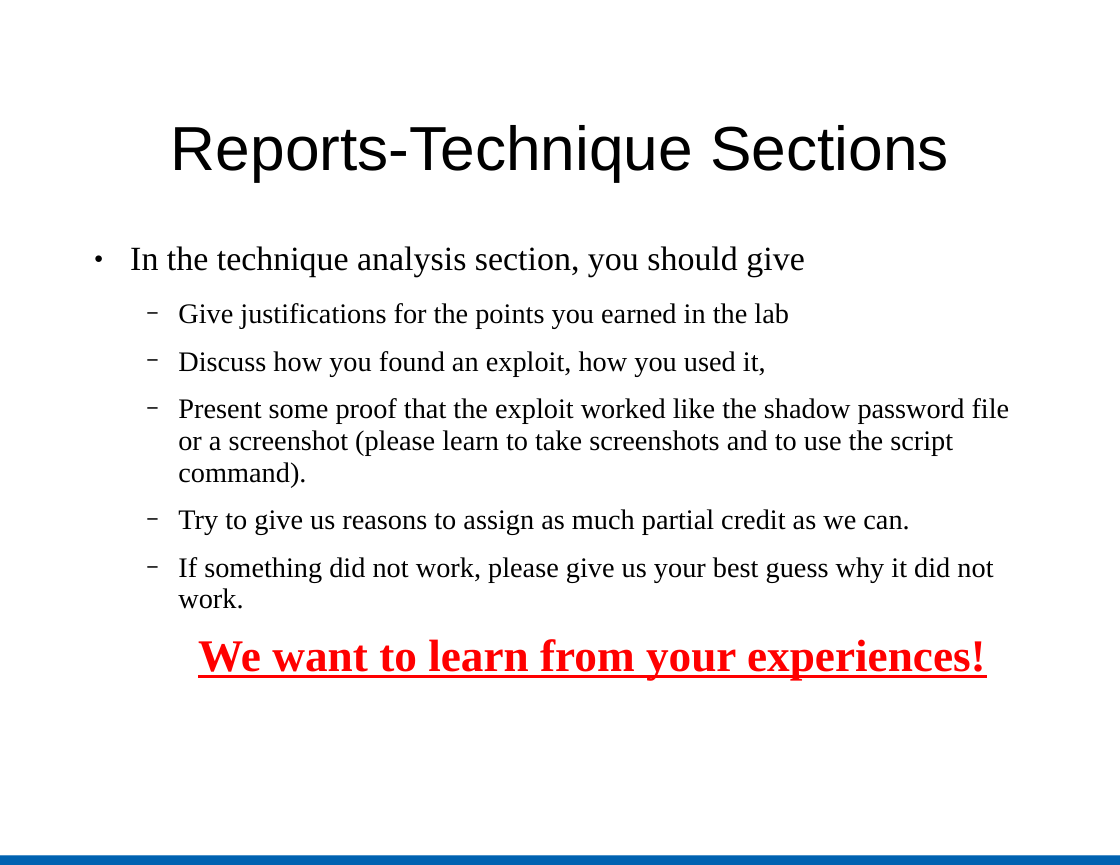
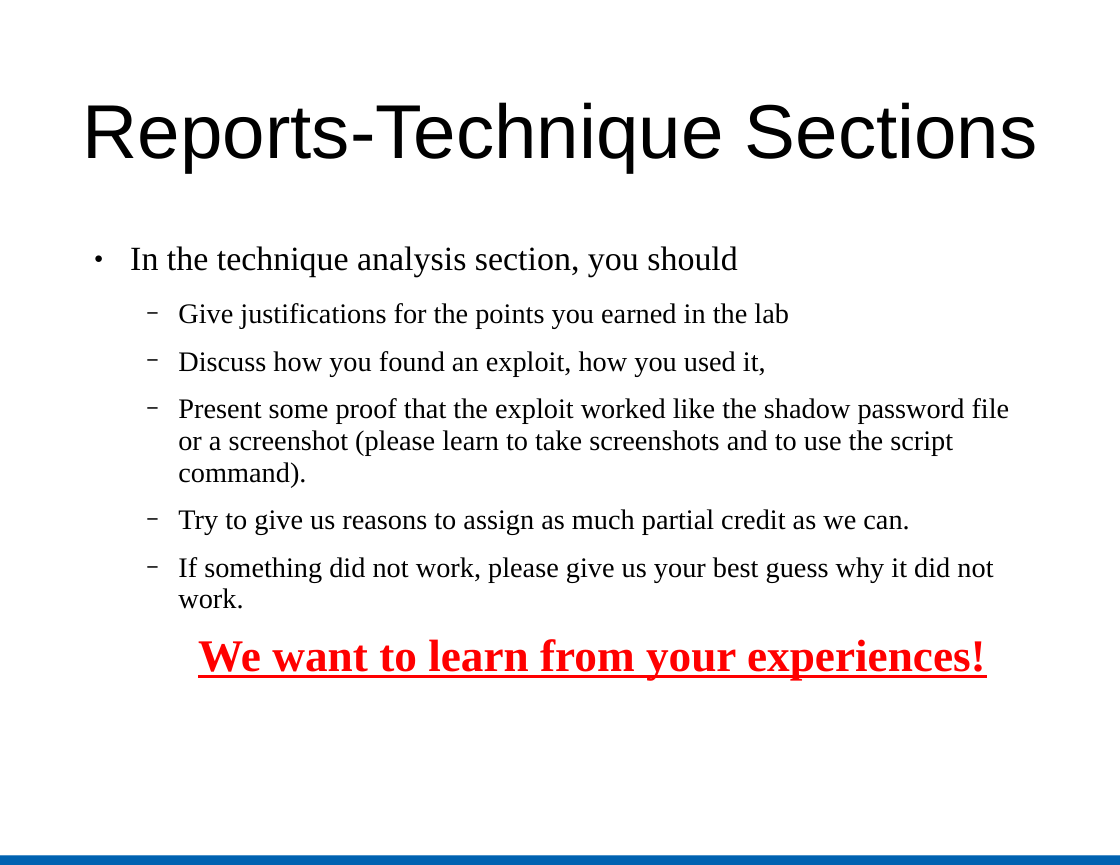
Before and after one commit to troynunnally/NetSecLab, a slide deck: slide 17 of assets/files/NetSecLab.ppt. Drawn at 1120x865 pixels with LibreOffice and Linux fonts; fonts in the diff are those of the drawing. Boxes give left, top, right and bottom in pixels: in the first picture for what was removed or moved away, otherwise in the second. Text is boxed around its words. In the diff, an @@ line names an element or a change of style, - is before the commit and + after.

Commit message:
fully updated. see extended for info
faq updated
rules updated
ppt updated
header.php added - use this for let nav changes
dates updated
report updated
registration page placeholder added

```diff
--- a/assets/files/NetSecLab.ppt
+++ b/assets/files/NetSecLab.ppt
@@ title "Reports-Technique Sections": place and size @@
-title "Reports-Technique Sections" at [171,125,948,181]
+title "Reports-Technique Sections" at [83,102,1038,173]
@@ title "Reports-Technique Sections" at [83,102,1038,173]: size 44 to 54 pt @@
@@ text at [130,246,738,278]: text changed @@
-● In the technique analysis section, you should give
+● In the technique analysis section, you should
```
Also in this commit, not shown: 19 other slides changed, 2 slides added, 2 slides removed, 6 other files.
